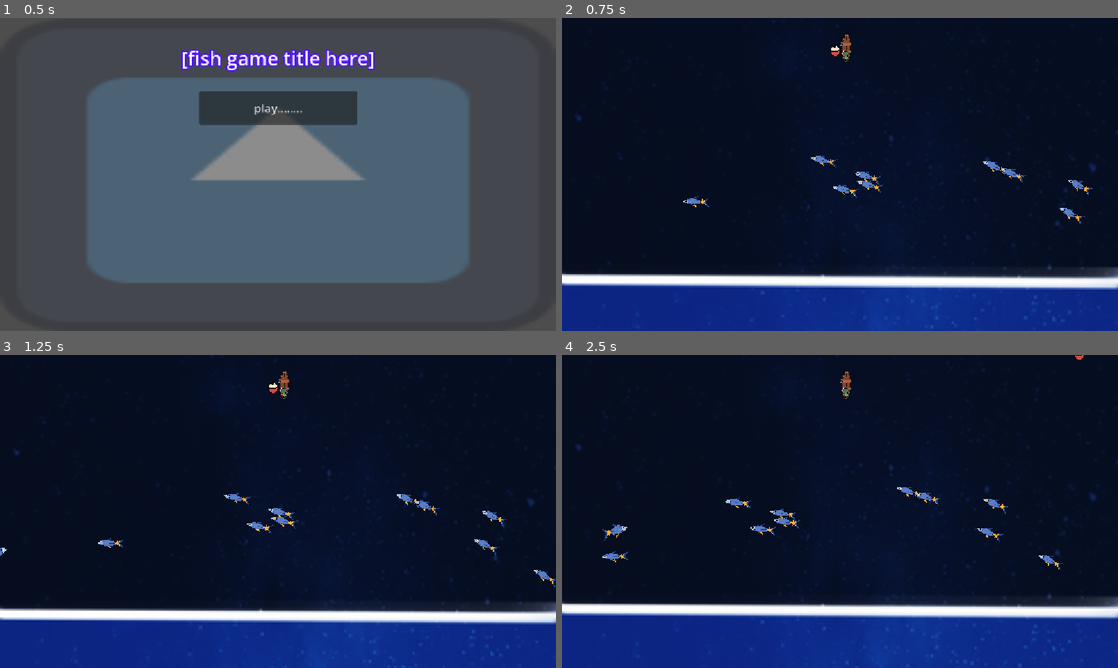
Above: before the commit, frames 1-4 (two rows, left to right).
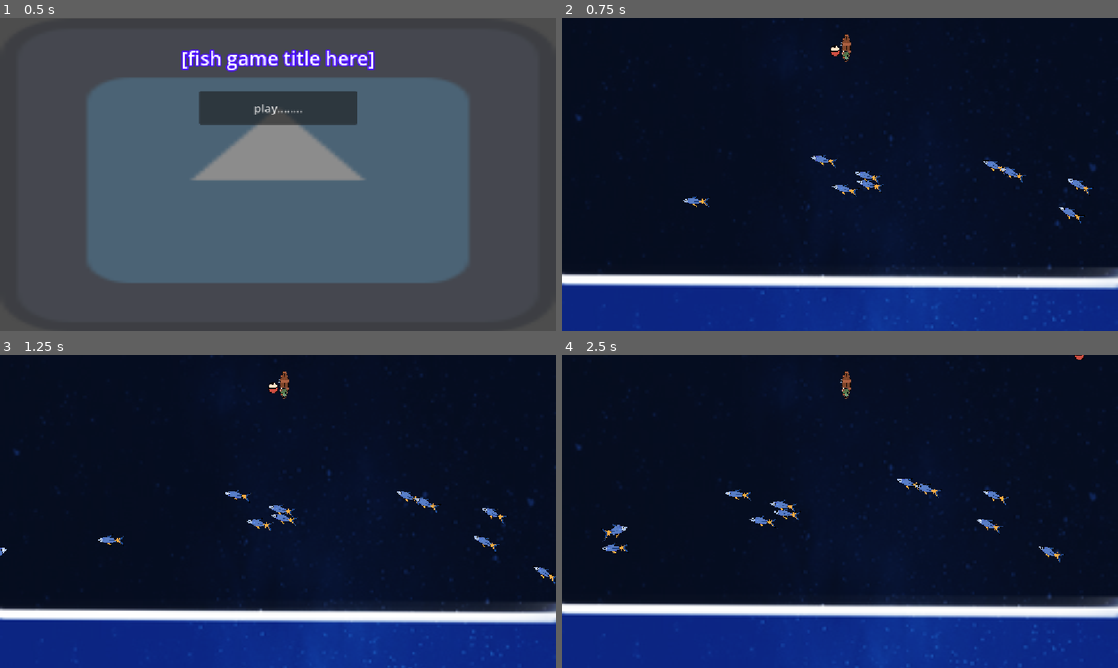
Above: after the commit, the same moments.

Repository: Logabe/fiiiiih
Game: Godot game, scene res://main_menu.tscn
The game is run twice, just before and just after one commit, with the same random seed, the same clock (stepped at 60 frames per second) and the same inputs. The engine's default icon, where the game draws it, is replaced by a stand-in: a white triangle on a blue panel in a dark square.
Inputs (mouse positions are in pixels of both pictures, inside the frame that each line leads up to):
- Up to frame 1 (0.5 s): no input
- Up to frame 2 (0.75 s): click "play........" at 0.5 s
- Up to frame 3 (1.25 s): no input
- Up to frame 4 (2.5 s): tap Enter at 1.25 s; move the mouse to (962, 495) at 1.27 s; press the mouse at (962, 495) at 1.28 s; hold Right 1.28-2.03 s; move the mouse to (728, 527) at 2.02 s; release the mouse at (728, 527) at 2.03 s; hold Down from 2.03 s (still down); tap Alt at 2.1 s

Frame 1 is identical in both runs. In frame 2, 0.4% of the frame differs, in the area x 21-96%, y 43-66%; in frame 3, 1.0%; in frame 4, 1.5%, in the area x 7-91%, y 39-70%.

Commit message:
added fih 2

Diff:
--- /dev/null
+++ b/default fish 2.tscn
@@ -0,0 +1,20 @@
+[gd_scene format=3 uid="uid://bv0ondo37lft5"]
+
+[ext_resource type="Texture2D" uid="uid://e5a7nnr4chb1" path="res://assets/default fish number two.webp" id="1_pudsg"]
+
+[sub_resource type="CapsuleShape2D" id="CapsuleShape2D_t1rg7"]
+radius = 112.0
+height = 502.0
+
+[node name="PathFollow2D" type="PathFollow2D" unique_id=1859915848]
+
+[node name="Area2D" type="Area2D" parent="." unique_id=1352296993]
+
+[node name="CollisionShape2D" type="CollisionShape2D" parent="Area2D" unique_id=2144214094]
+rotation = 4.712389
+scale = Vector2(1, -1)
+shape = SubResource("CapsuleShape2D_t1rg7")
+
+[node name="Sprite2D" type="Sprite2D" parent="Area2D/CollisionShape2D" unique_id=1334938299]
+rotation = 1.5707964
+texture = ExtResource("1_pudsg")
--- a/game.tscn
+++ b/game.tscn
@@ -7,6 +7,7 @@
 [ext_resource type="Texture2D" uid="uid://hjlhjyg3k0lh" path="res://assets/bobber.webp" id="3_7jktm"]
 [ext_resource type="PackedScene" uid="uid://bylfns1qqpyyd" path="res://constellation/npc fish.tscn" id="3_feb5d"]
 [ext_resource type="Script" uid="uid://cg8ws44cmk4o1" path="res://constellation/npc_fish.gd" id="4_fc0e3"]
+[ext_resource type="PackedScene" uid="uid://bv0ondo37lft5" path="res://default fish 2.tscn" id="4_mfdv2"]
 [ext_resource type="Texture2D" uid="uid://dd8stvvirhvg6" path="res://assets/bronana.png" id="4_ryrav"]
 [ext_resource type="PackedScene" uid="uid://cp7mv8t5wvaol" path="res://dolphin.tscn" id="5_j5wjh"]
 [ext_resource type="Script" uid="uid://deliax7l4afx4" path="res://spawner.gd" id="10_hve3p"]
@@ -28,9 +29,6 @@
 
 [sub_resource type="CircleShape2D" id="CircleShape2D_qwf25"]
 
-[sub_resource type="CircleShape2D" id="CircleShape2D_t1rg7"]
-radius = 10736.399
-
 [node name="Node" type="Node" unique_id=1682928601]
 
 [node name="background" type="TextureRect" parent="." unique_id=906487219]
@@ -48,11 +46,23 @@
 
 [node name="Path2D" type="Path2D" parent="background/Area2D2" unique_id=1154422864]
 curve = SubResource("Curve2D_t1rg7")
+script = ExtResource("10_hve3p")
 
 [node name="PathFollow2D" parent="background/Area2D2/Path2D" unique_id=2109637838 instance=ExtResource("3_feb5d")]
 position = Vector2(-74, 439)
 rotation = -0.38919544
 scale = Vector2(0.09374661, 0.13799703)
+
+[node name="Path2D2" type="Path2D" parent="background/Area2D2" unique_id=632381171]
+position = Vector2(0.99997294, 426)
+curve = SubResource("Curve2D_t1rg7")
+script = ExtResource("10_hve3p")
+
+[node name="PathFollow2D" parent="background/Area2D2/Path2D2" unique_id=1859915848 instance=ExtResource("4_mfdv2")]
+position = Vector2(-74, 439)
+rotation = -0.38919544
+scale = Vector2(0.14302938, 0.14302938)
+script = ExtResource("4_fc0e3")
 
 [node name="Path2D" type="Path2D" parent="background" unique_id=2085426965]
 curve = SubResource("Curve2D_vef74")
@@ -101,16 +111,5 @@
 scale = Vector2(0.076962106, 0.076962106)
 texture = ExtResource("4_ryrav")
 
-[node name="Area2D2" type="Area2D" parent="." unique_id=606268599]
-
-[node name="CollisionShape2D2" type="CollisionShape2D" parent="Area2D2" unique_id=1068900465]
-position = Vector2(591, 11292)
-shape = SubResource("CircleShape2D_t1rg7")
-
-[node name="Path2D" type="Path2D" parent="Area2D2/CollisionShape2D2" unique_id=420509954]
-position = Vector2(-591, -11292)
-curve = SubResource("Curve2D_t1rg7")
-script = ExtResource("10_hve3p")
-
 [connection signal="area_entered" from="Area2D/CollisionShape2D/cast origin/cast point" to="Area2D/CollisionShape2D" method="_on_cast_point_area_entered"]
 [connection signal="area_exited" from="Area2D/CollisionShape2D/cast origin/cast point" to="Area2D/CollisionShape2D" method="_on_cast_point_area_exited"]
--- /dev/null
+++ b/line.tscn
@@ -0,0 +1,16 @@
+[gd_scene format=3 uid="uid://b4iqelygsqkx4"]
+
+[ext_resource type="Script" uid="uid://duantusab5wkr" path="res://line_2d.gd" id="1_084u5"]
+
+[sub_resource type="Curve2D" id="Curve2D_yf8mb"]
+_data = {
+"points": PackedVector2Array(-86.7354, 62.04547, 86.7354, -62.04547, 0, 0, 0, 0, 0, 0, 152, -62, -34.988045, -78.49646, 34.988045, 78.49646, 301, -1)
+}
+point_count = 3
+
+[node name="Path2D" type="Path2D" unique_id=2041683925]
+curve = SubResource("Curve2D_yf8mb")
+
+[node name="Line2D" type="Line2D" parent="." unique_id=653721363]
+points = PackedVector2Array(0, 0)
+script = ExtResource("1_084u5")
--- /dev/null
+++ b/line_2d.gd
@@ -0,0 +1,11 @@
+extends Line2D
+
+
+# Called when the node enters the scene tree for the first time.
+func _ready() -> void:
+	pass # Replace with function body.
+
+
+# Called every frame. 'delta' is the elapsed time since the previous frame.
+func _process(delta: float) -> void:
+	pass
Not shown, added: line_2d.gd.uid
Not shown, added: addons/godot_super-wakatime/wakatime.zip
